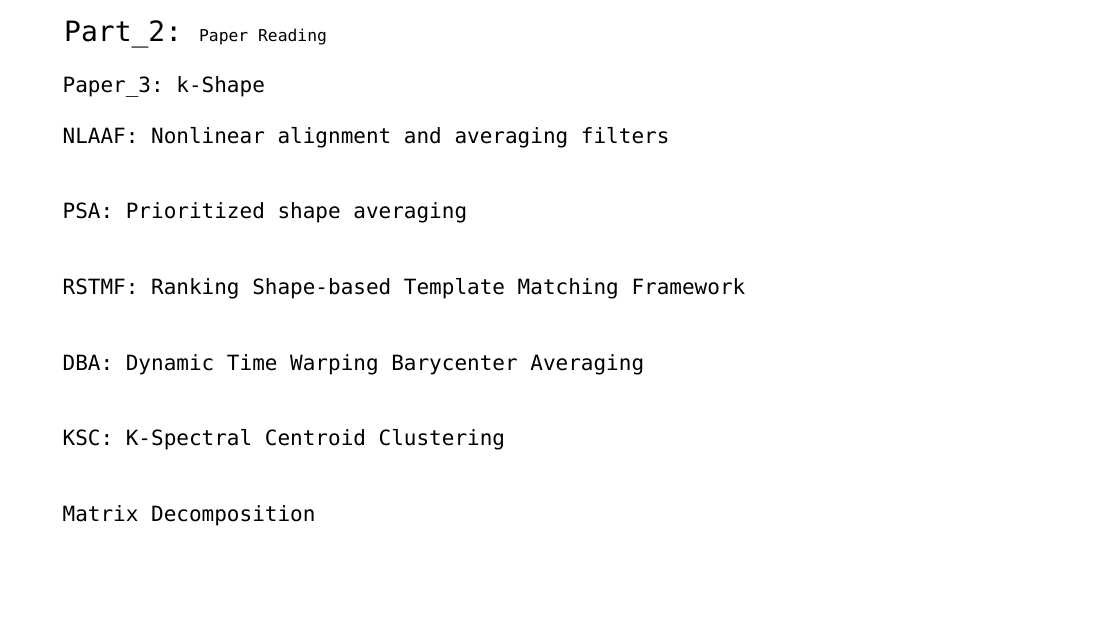
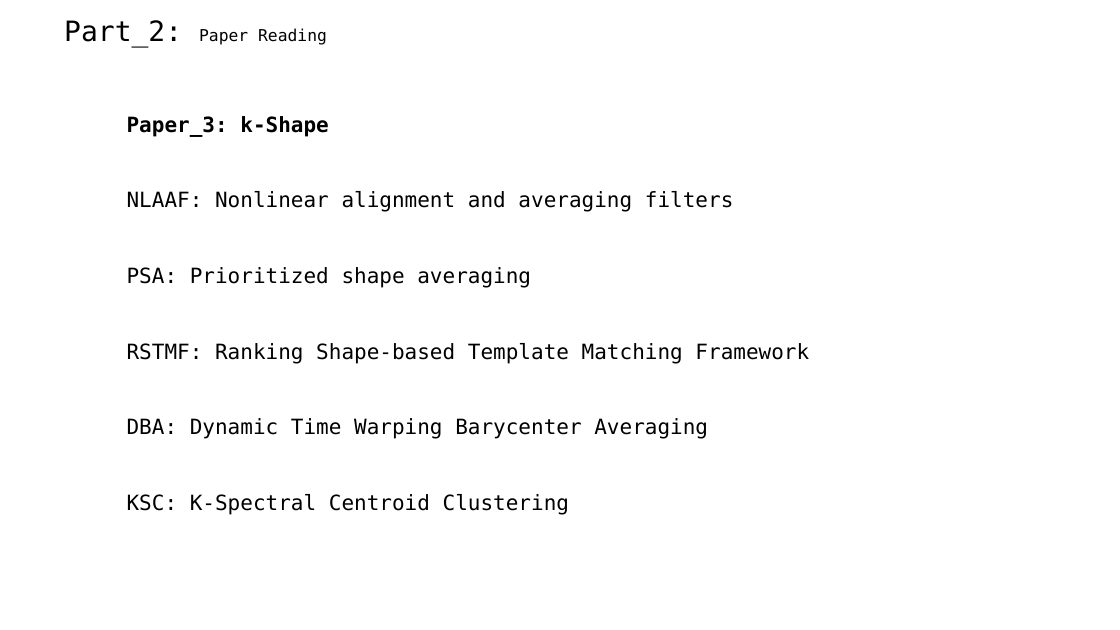
Before and after one commit to A-Big-Tortoise/Presentation, a slide deck: slide 12 of Presentation_1106_JiayuChen.pptx (slide 10 before the commit). Drawn at 1120x630 pixels with LibreOffice and Linux fonts; fonts in the diff are those of the drawing. Boxes give left, top, right and bottom in pixels: in the first picture for what was removed or moved away, otherwise in the second. Text is boxed around its words. In the diff, an @@ line names an element or a change of style, - is before the commit and + after.

```diff
--- a/Presentation_1106_JiayuChen.pptx
+++ b/Presentation_1106_JiayuChen.pptx
@@ text "Paper_3: k-Shape": place and size @@
-text "Paper_3: k-Shape" at (63,76,746,526)
+text "Paper_3: k-Shape" at (127,116,809,515)
@@ text at (127,116,328,137): bold on in "Paper_3: k-Shape" @@
@@ text at (63,505,315,526): paragraph removed @@
-  Matrix Decomposition
```
Also in this commit, not shown: 11 other slides changed, 4 slides added, 7 slides removed.
